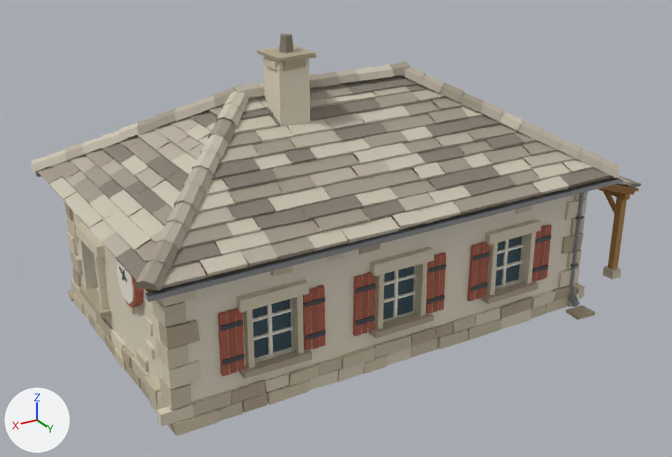
An edit to the glTF model games/la-petite-ligne-2/assets/lieux/aubrune/batiments/halte.glb, drawn before and after from the same camera.
Both versions are drawn from a 50 mm camera at (9.92, 17.02, 10.4) aimed at (-0.13, 0.26, 2.02). The lights are fixed; the arrows at lower left show +X, +Y and +Z. The picture after the commit comes second. Vertices at exactly the same position are counted once.

Names of what the first picture shows: 'halte'.
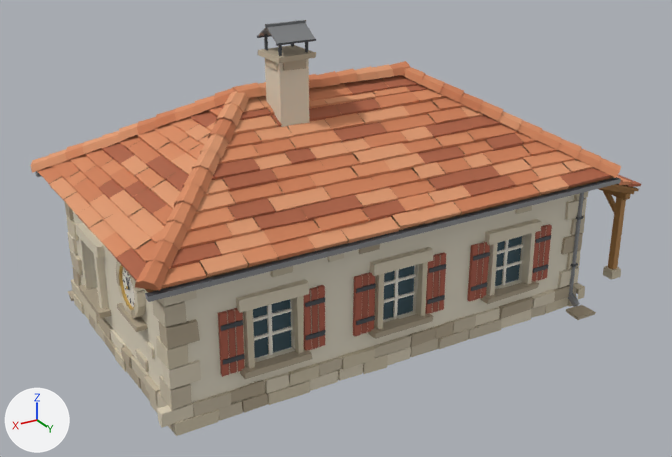
Patch to the scene script:
```diff
--- a/games/la-petite-ligne-2/assets/lieux/aubrune/batiments/halte.glb.py
+++ b/games/la-petite-ligne-2/assets/lieux/aubrune/batiments/halte.glb.py
@@ me_halte @@
 # used by ob_halte; location = (0.0, 0.0, 0.0)
-me_halte.from_pydata(...)  # 5537 vertices, 4830 faces; spans x -7.39..5.64, y -3.69..3.7, z -0.02..6.63
+me_halte.from_pydata(...)  # 5965 vertices, 5384 faces; spans x -7.38..5.64, y -3.7..3.69, z -0.02..6.87
+# me_halte part 1: 260 vertices moved from x -7.39..5.16, y -3.42..3.28, z -0.01..3.19 to x -7.38..5.16, y -3.42..3.29, z -0.01..3.19; 246 vertices removed from x -7.39..5.3, y -2.59..3.15, z -0.01..3.18; 1279 vertices added at x -7.38..5.3, y -3.7..3.69, z -0.02..3.19
+# me_halte part 2: 7 vertices moved from x 0.74..1.67, y 0.12..1.0, z 6.19..6.29 to x 0.74..1.65, y 0.08..1.02, z 6.19..6.29; 8 vertices removed from x 0.85..1.56, y 0.19..0.9, z 4.22..6.16; 112 vertices added at x 0.75..1.65, y 0.11..0.99, z 4.23..6.87
+# me_halte part 3: 1882 kept faces spanning x -7.38..5.64, y -3.64..3.63, z 2.4..5.59 get new vertex colours; the middle colour goes from grey #b9b0a0 to orange #d98c62
+# other edits to the shape of me_halte do not show in these pictures
 me_halte.materials.append(mat_pierre)
```

What differs and where, as boxes [x1, y1, x2, y2] in the pictures (672 x 457 px):
'halte', reshaped: before [31, 34, 641, 436]; after [31, 20, 641, 436]
part 1 of me_halte, reshaped: before [117, 175, 641, 426]; after [68, 175, 641, 428]
part 2 of me_halte, reshaped: before [256, 45, 317, 130]; after [257, 20, 316, 130]
part 3 of me_halte, recoloured (grey to orange): [31, 61, 621, 290] in both
